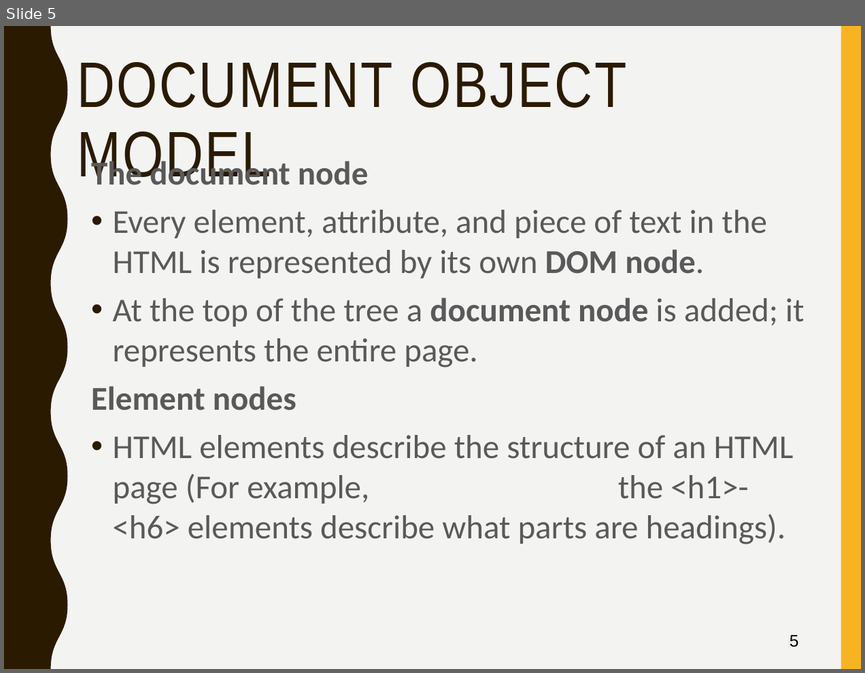
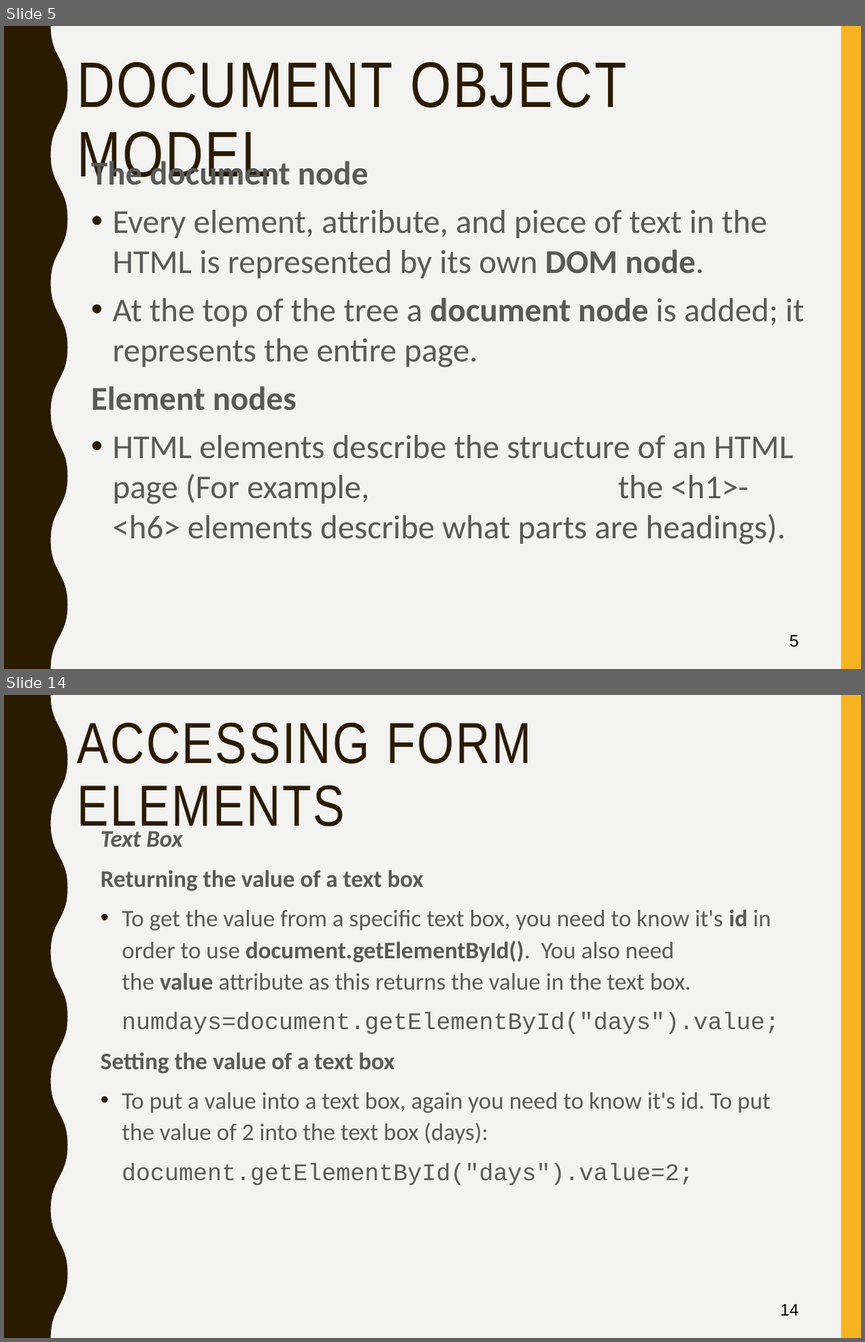
Before and after one commit to mlyngweb1/Website-Development-2-src, a slide deck: topic-04-JavaScript-3/talk-1/talk-1.pptx. Shown one above the other, each under a label of ours: slide 5 before the commit, slides 5 and 14 after it; the slides between them are not shown. The pictures are 865x673 and 865x1342 pixels, drawn with LibreOffice and Linux fonts; fonts in the diff are those of the drawing. Boxes give left, top, right and bottom in pixels: in the first picture for what was removed or moved away, otherwise in the second. Text is boxed around its words. In the diff, an @@ line names an element or a change of style, - is before the commit and + after.

```diff
--- a/topic-04-JavaScript-3/talk-1/talk-1.pptx
+++ b/topic-04-JavaScript-3/talk-1/talk-1.pptx
@@ slide 14 added at (4,695,861,1338), background #F3F3F2; not listed: 2 template elements that a slide beside it also shows @@
@@ title added at (77,722,532,836), 48.6 pt, text #2A1A00 @@
+ACCESSING FORM ELEMENTS
@@ text added at (101,831,779,1185), 20 pt, text #595959 @@
+Text Box
+Returning the value of a text box
+• To get the value from a specific text box, you need to know it's id in order to use document.getElementById(). You also need the value attribute as this returns the value in the text box.
+numdays=document.getElementById("days").value;
+Setting the value of a text box
+• To put a value into a text box, again you need to know it's id. To put the value of 2 into the text box (days):
+document.getElementById("days").value=2;
@@ page number added at (780,1304,798,1315), 14 pt, text #000000 @@
+14
```
Also in this commit, not shown: 4 slides changed, 19 other slides added, 41 slides removed, 18 other files.
